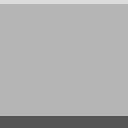
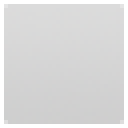
Before/after of a 128x128 layered artwork. What changed in the layer stack:
added layer "Layer 5" above "Layer 4" over (4, 4, 124, 124)
hid "Layer 4" over (0, 0, 128, 4)
hid "Layer 3" over (0, 0, 128, 128)
hid "Rounded Rectangle 1" over (0, 0, 128, 128)
hid "Layer 0" over (0, 0, 128, 128)
